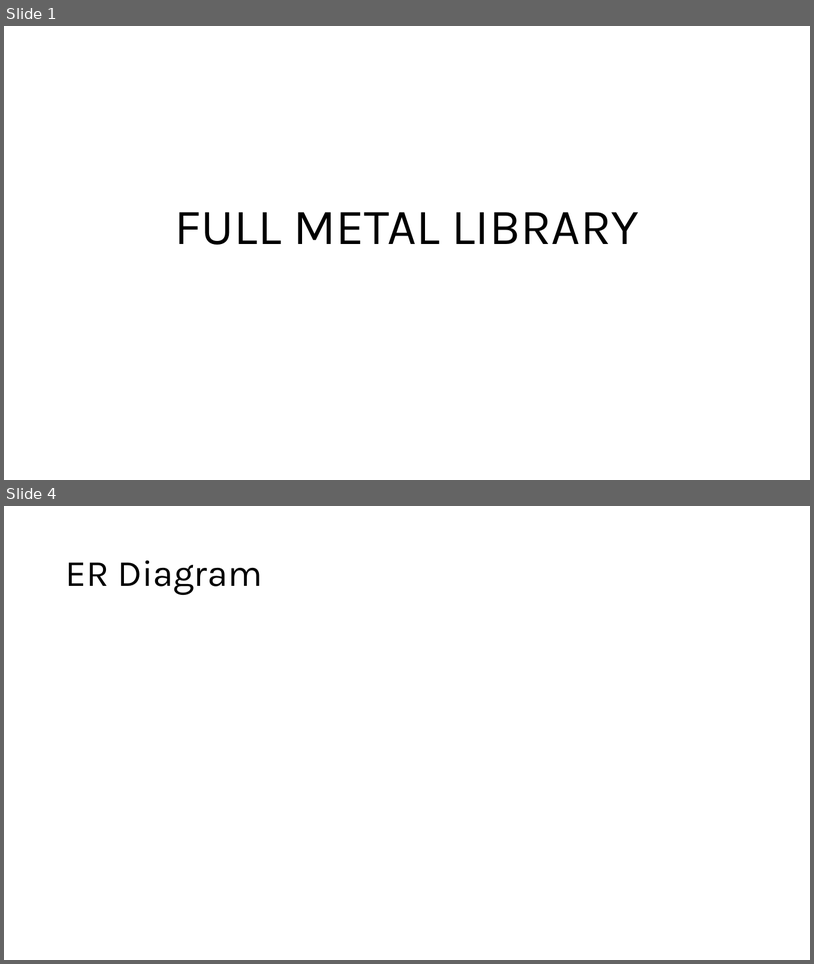
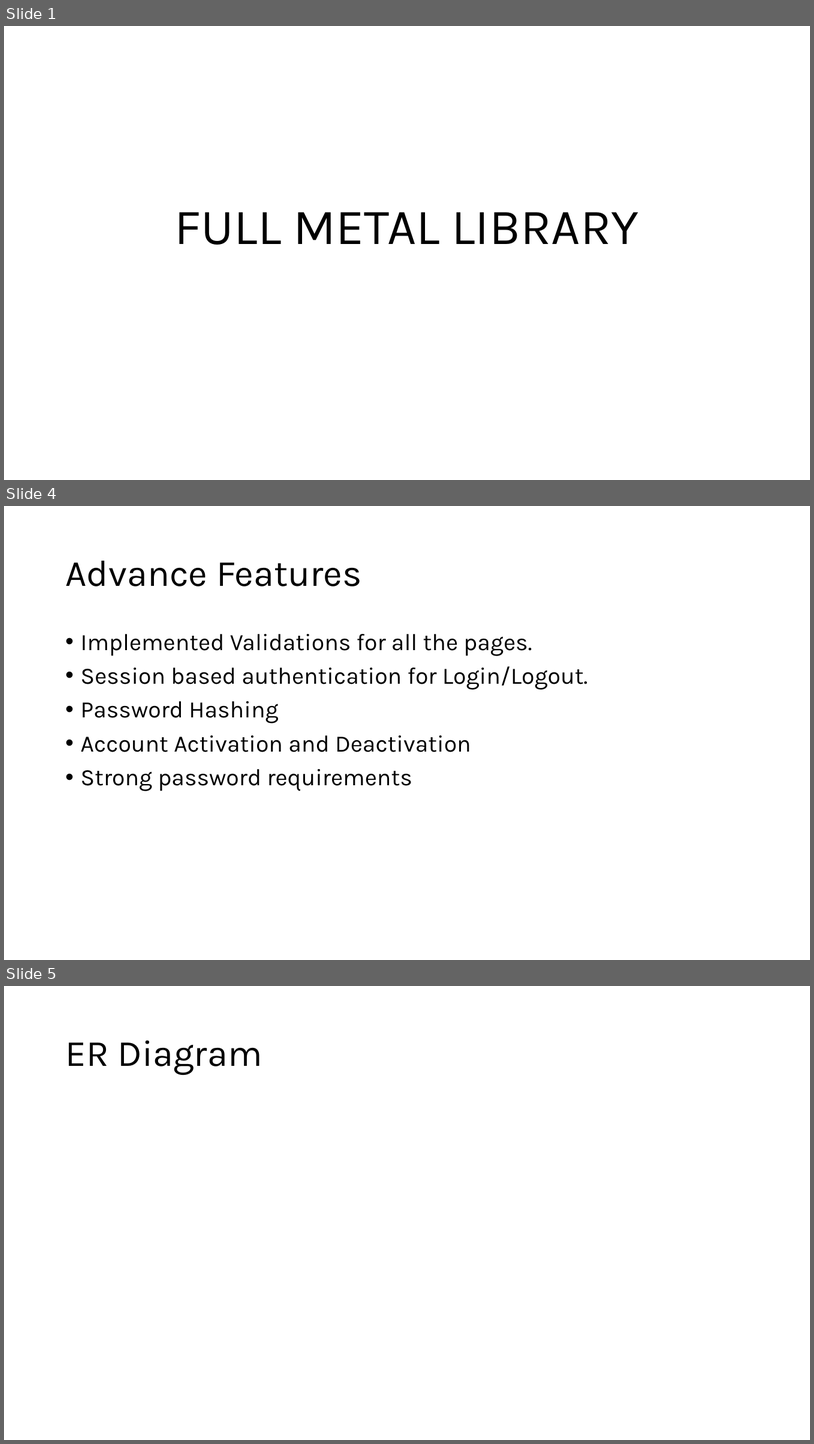
Before and after one commit to DavidSushames/LibraryApp, a slide deck: Presentation Slides.pptx. Shown one above the other, each under a label of ours: slides 1 and 4 before the commit, slides 1, 4 and 5 after it; the slides between them are not shown. The pictures are 814x964 and 814x1444 pixels, drawn with LibreOffice and Linux fonts; fonts in the diff are those of the drawing. Boxes give left, top, right and bottom in pixels: in the first picture for what was removed or moved away, otherwise in the second. Text is boxed around its words. In the diff, an @@ line names an element or a change of style, - is before the commit and + after.

```diff
--- a/Presentation Slides.pptx
+++ b/Presentation Slides.pptx
@@ slide 4 added at (x1=4, y1=506, x2=810, y2=960), background #FFFFFF @@
@@ title added at (x1=65, y1=561, x2=362, y2=586), 44 pt, text #000000 @@
+Advance Features
@@ text added at (x1=81, y1=634, x2=588, y2=791), 28 pt, text #000000 @@
+• Implemented Validations for all the pages.
+• Session based authentication for Login/Logout.
+• Password Hashing
+• Account Activation and Deactivation
+• Strong password requirements
@@ what was slide 4 is now slide 5 @@
```
Also in this commit, not shown: 3 slides changed, 3 other slides added, 2 slides removed, 53 other files.
